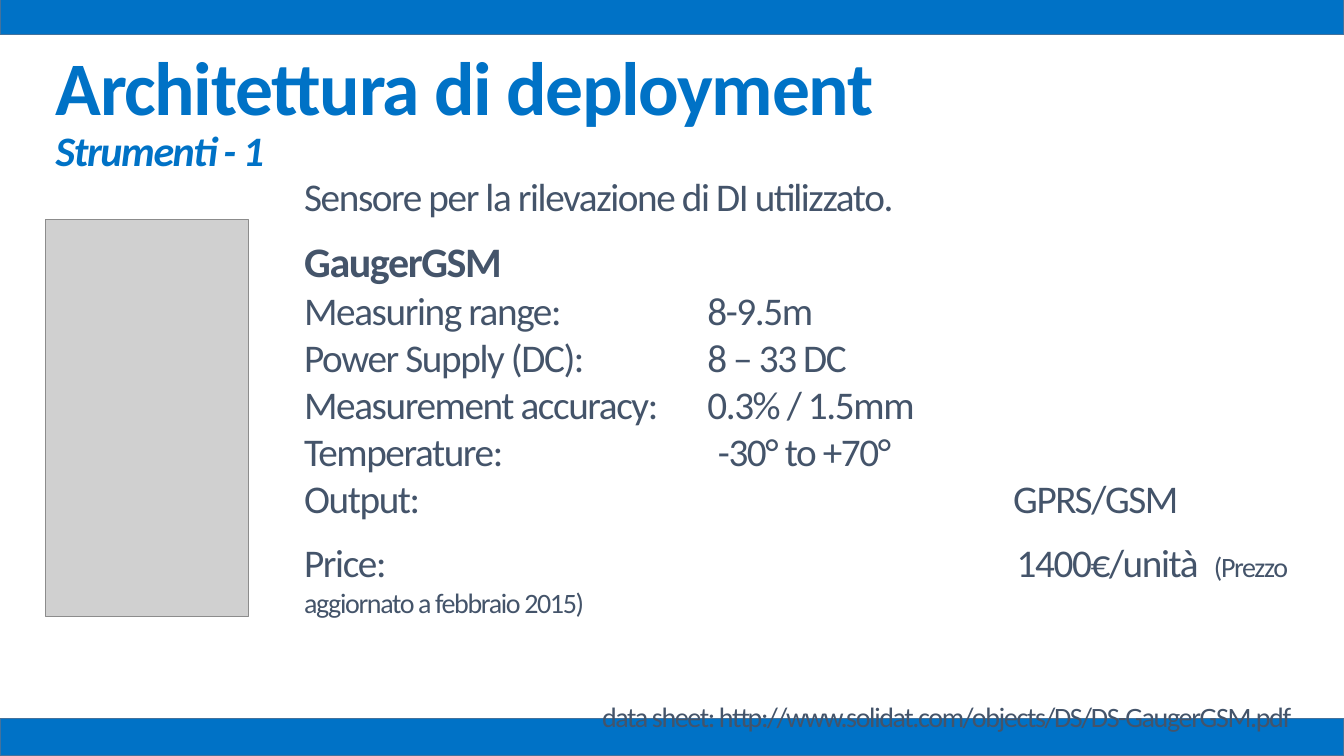
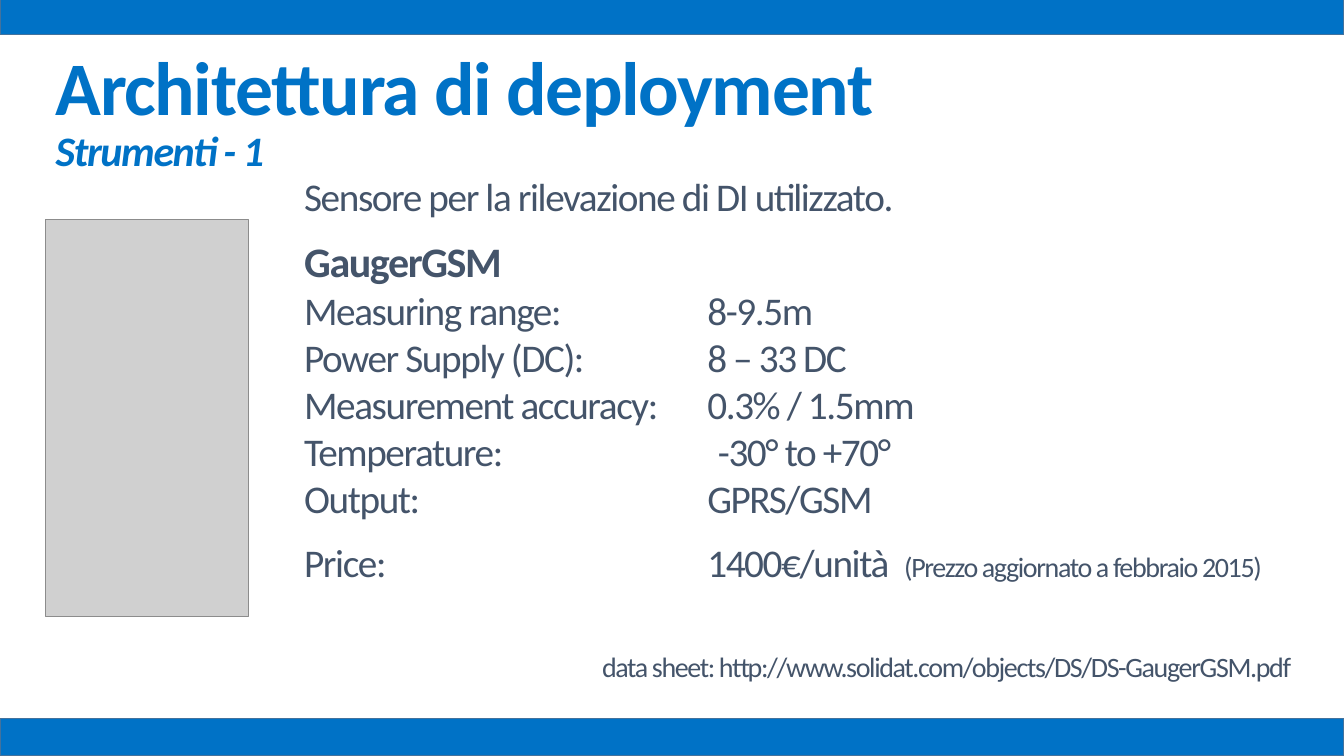
Before and after one commit to mz1991/ProgettoFebbraio2015, a slide deck: slide 35 of Febbraio 2015.pptx. Drawn at 1344x756 pixels with LibreOffice and Linux fonts; fonts in the diff are those of the drawing; grey boxes stand for pictures. Boxes give left, top, right and bottom in pixels: in the first picture for what was removed or moved away, otherwise in the second. Text is boxed around its words. In the diff, an @@ line names an element or a change of style, - is before the commit and + after.

```diff
--- a/Febbraio 2015.pptx
+++ b/Febbraio 2015.pptx
@@ text "Sensore per la rilevazione di ..." rewrapped from box(304, 183, 1291, 734) to box(304, 183, 1291, 682) @@
```
Also in this commit, not shown: 2 other slides changed, 3 slides added.
